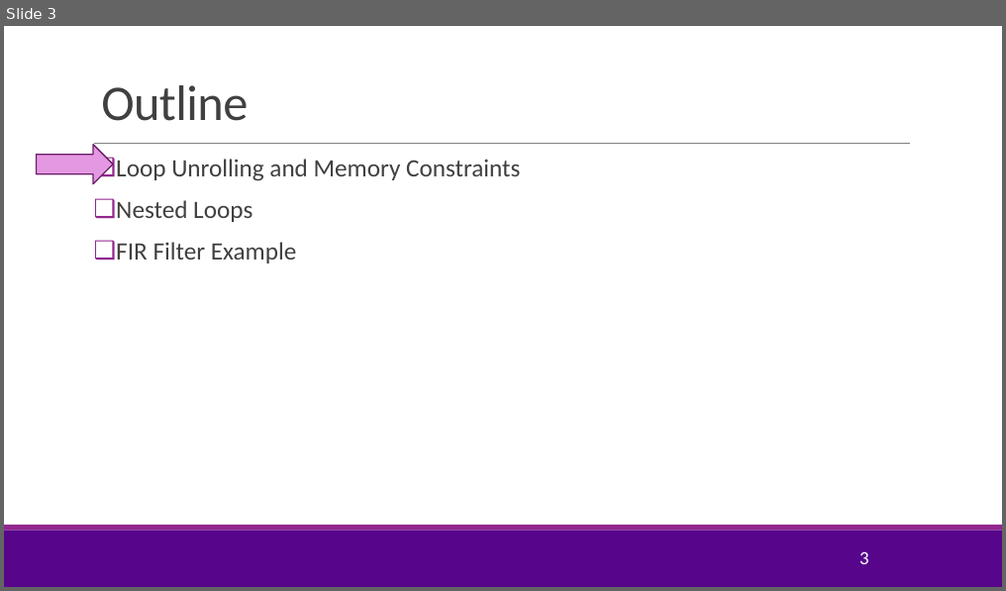
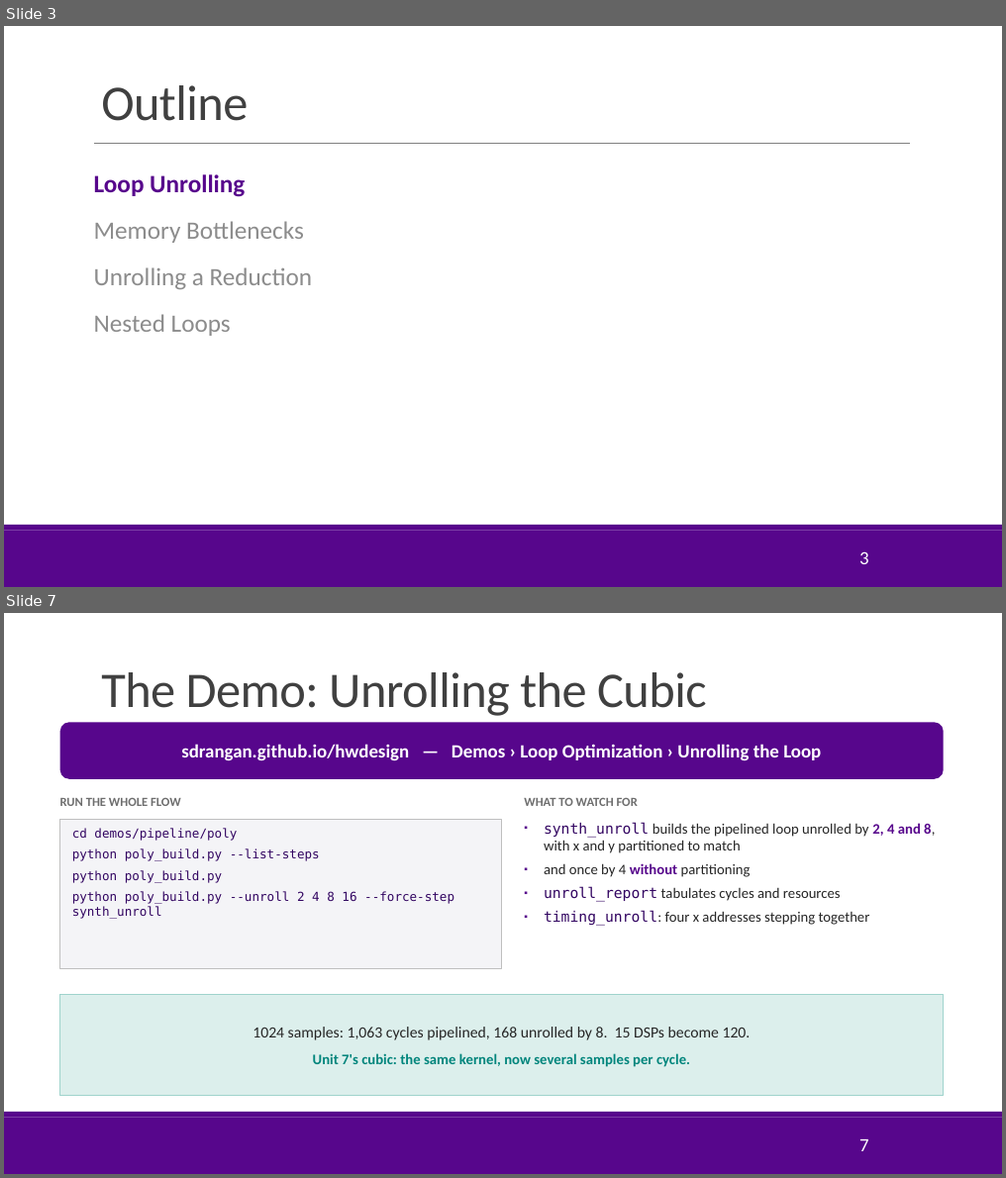
Before and after one commit to sdrangan/hwdesign, a slide deck: units/unit08_unroll/unroll.pptx. Shown one above the other, each under a label of ours: slide 3 before the commit, slides 3 and 7 after it; the slides between them are not shown. The pictures are 1006x591 and 1006x1178 pixels, drawn with LibreOffice and Linux fonts; fonts in the diff are those of the drawing; background and template pictures are left out. Boxes give left, top, right and bottom in pixels: in the first picture for what was removed or moved away, otherwise in the second. Text is boxed around its words. In the diff, an @@ line names an element or a change of style, - is before the commit and + after.

```diff
--- a/units/unit08_unroll/unroll.pptx
+++ b/units/unit08_unroll/unroll.pptx
@@ slide 7 added at <box>4,613,1002,1174</box>, background #FFFFFF; not listed: 2 template elements that a slide beside it also shows @@
@@ title added at <box>101,672,707,716</box>, 48 pt, text #404040 @@
+The Demo: Unrolling the Cubic
@@ rounded rectangle added at <box>60,722,944,779</box>, fill #57068C, 18 pt, text #FFFFFF, bold @@
+sdrangan.github.io/hwdesign — Demos › Loop Optimization › Unrolling the Loop
@@ text added at <box>60,798,181,806</box>, 12 pt, text #6E6E6E, bold @@
+RUN THE WHOLE FLOW
@@ rectangle added at <box>60,820,502,969</box>, fill #F4F4F7, outline #BFBFBF 1 pt, 12 pt, text #330662 @@
+cd demos/pipeline/poly
+python poly_build.py --list-steps
+python poly_build.py
+python poly_build.py --unroll 2 4 8 16 --force-step synth_unroll
@@ text added at <box>524,798,638,806</box>, 12 pt, text #6E6E6E, bold @@
+WHAT TO WATCH FOR
@@ text added at <box>544,822,935,926</box>, 14 pt, text #262626 @@
+▪ synth_unroll builds the pipelined loop unrolled by 2, 4 and 8, with x and y partitioned to match
+▪ and once by 4 without partitioning
+▪ unroll_report tabulates cycles and resources
+▪ timing_unroll: four x addresses stepping together
@@ rectangle added at <box>60,995,944,1096</box>, fill #DCEFEC, outline #9FD3CC 1 pt, 15 pt, text #262626 @@
+1024 samples: 1,063 cycles pipelined, 168 unrolled by 8. 15 DSPs become 120.
+Unit 7's cubic: the same kernel, now several samples per cycle.
@@ page number added at <box>859,1140,869,1152</box>, 18 pt, text #FFFFFF @@
+7
@@ slide 3 changed as well @@
@@ right arrow removed at <box>37,144,113,184</box> @@
@@ text "Loop Unrolling": place and size @@
-text "Loop Unrolling" at <box>116,159,520,264</box>
+text "Loop Unrolling" at <box>94,174,312,336</box>
@@ text at <box>94,174,312,289</box>: text changed; text colour #404040 to #8C8C8C @@
-❑ Loop Unrolling and Memory Constraints
+Loop Unrolling
+Memory Bottlenecks
+Unrolling a Reduction
@@ text at <box>116,242,296,264</box>: paragraph removed @@
-❑ FIR Filter Example
@@ text at <box>94,314,231,336</box>: text colour #404040 to #8C8C8C in "Nested Loops"; bullet ❑ to none; line spacing 0.9 to 1; more space between paragraphs @@
@@ rectangle at <box>4,525,1002,530</box>: fill #92278F to #57068C @@
```
Also in this commit, not shown: 6 other slides changed, 33 other slides added, 4 slides removed, 45 other files.
